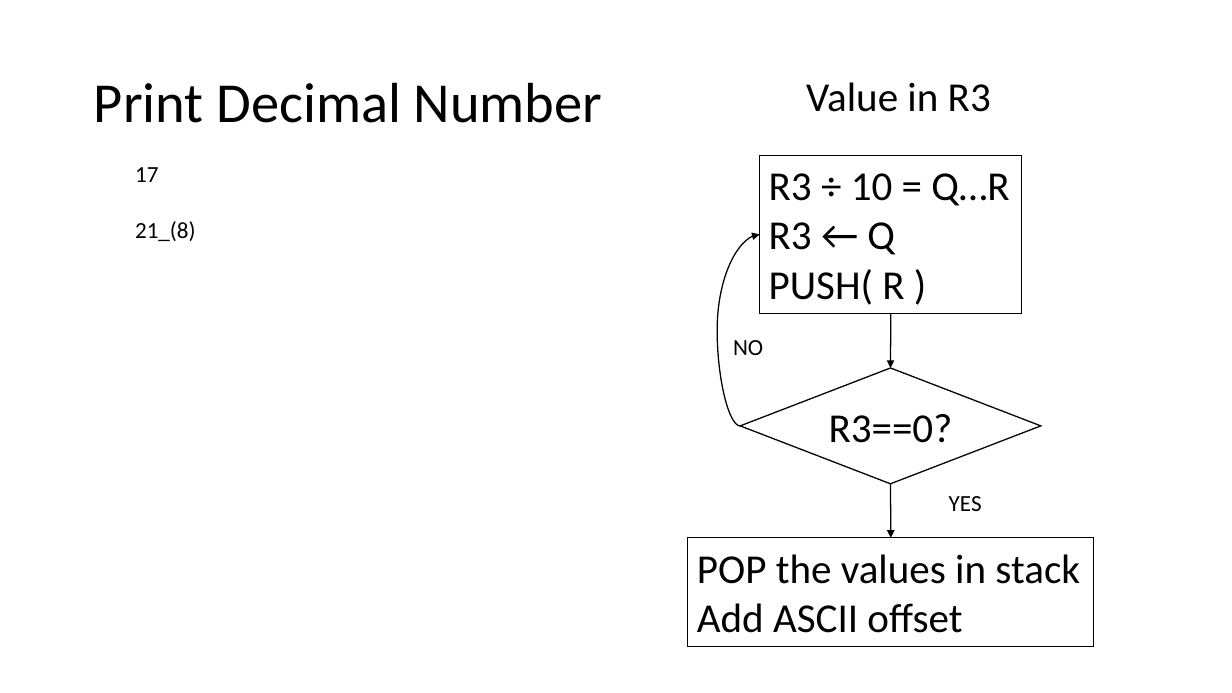
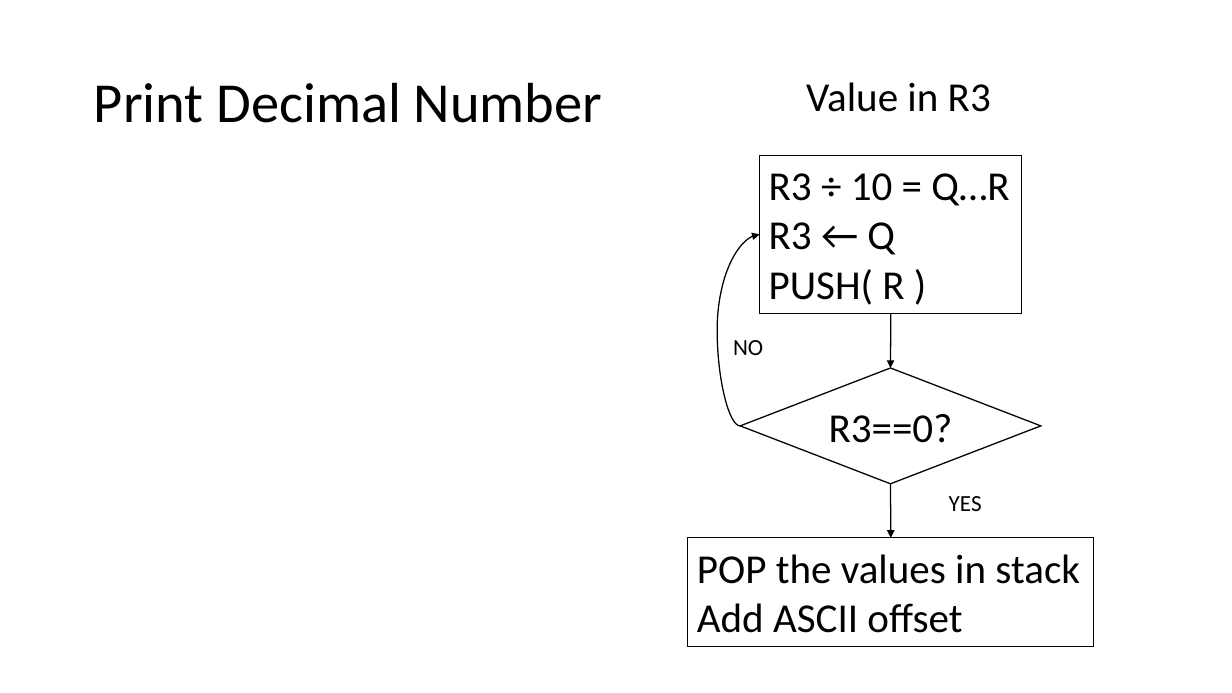
Before and after one commit to IouJenLiu/ece220_lab, a slide deck: slide 2 of lab2b.pptx. Drawn at 1232x693 pixels with LibreOffice and Linux fonts; fonts in the diff are those of the drawing. Boxes give left, top, right and bottom in pixels: in the first picture for what was removed or moved away, otherwise in the second. Text is boxed around its words. In the diff, an @@ line names an element or a change of style, - is before the commit and + after.

```diff
--- a/lab2b.pptx
+++ b/lab2b.pptx
@@ text removed at (135, 167, 196, 241) @@
-17
-21_(8)
```
Also in this commit, not shown: 1 other slide changed, 2 slides added, 1 slide removed, 5 other files.
